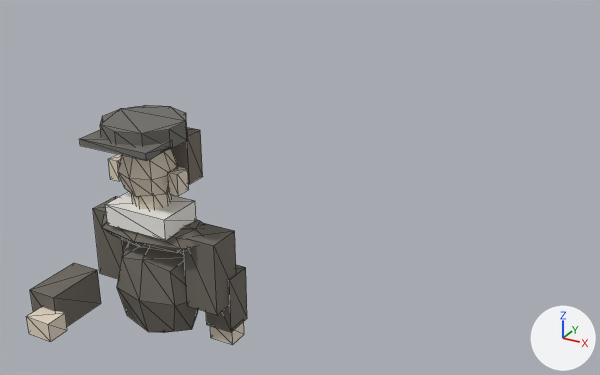
Two versions of the glTF model ev_engine/assets/taxi_driver.glb, one commit apart.
Before and after are seen from a 50 mm camera at (1.37, -3.01, 2.31) aimed at (-0.15, -0.24, 0.93). The lights are fixed; the arrows at lower right show +X, +Y and +Z. The first picture is the older version. Mesh edges are drawn as thin lines. Vertices at exactly the same position are counted once.

In view in the first picture: 'TaxiDriver'.
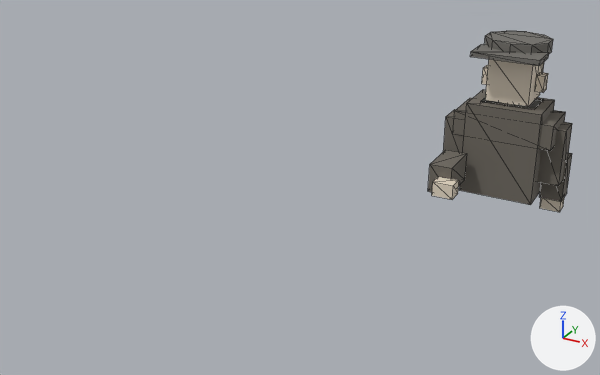
Pixel boxes (x1, y1, x2, y2) of what changed, in the pictures (600 x 375 px; the box of a moved part takes in the faces that stretch with it):
```json
{"object": "TaxiDriver", "change": "reshaped", "before": [26, 105, 247, 345], "after": [428, 31, 572, 212], "on screen": "35% narrower, 24% shorter"}
{"part": 1, "of": "me_cube_007", "change": "added", "after": [470, 44, 549, 66]}
{"part": 2, "of": "me_cube_007", "change": "added", "after": [485, 31, 553, 54]}
{"part": 3, "of": "me_cube_007", "change": "added", "after": [460, 89, 555, 205]}
{"part": 4, "of": "me_cube_007", "change": "added", "after": [453, 98, 566, 151]}
{"part": 5, "of": "me_cube_007", "change": "moved or reshaped", "before": [184, 223, 236, 315], "after": [443, 109, 464, 153]}
{"part": 6, "of": "me_cube_007", "change": "added", "after": [428, 150, 467, 192]}
{"part": 7, "of": "me_cube_007", "change": "moved or reshaped", "before": [93, 196, 129, 279], "after": [537, 122, 572, 186]}
{"part": 8, "of": "me_cube_007", "change": "moved or reshaped", "before": [206, 265, 247, 332], "after": [539, 153, 572, 202]}
{"part": 9, "of": "me_cube_007", "change": "moved or reshaped", "before": [105, 192, 196, 241], "after": [481, 98, 543, 109]}
{"part": 10, "of": "me_cube_007", "change": "moved or reshaped", "before": [132, 190, 172, 209], "after": [500, 102, 515, 105], "on screen": "mostly hidden afterwards"}
{"part": 11, "of": "me_cube_007", "change": "added", "after": [485, 59, 544, 107], "on screen": "pale yellow"}
{"part": 12, "of": "me_cube_007", "change": "moved or reshaped", "before": [168, 166, 189, 196], "after": [482, 65, 488, 84]}
{"part": 13, "of": "me_cube_007", "change": "moved or reshaped", "before": [109, 154, 121, 181], "after": [535, 72, 548, 92]}
{"part": 14, "of": "me_cube_007", "change": "moved or reshaped", "before": [210, 322, 244, 345], "after": [432, 177, 459, 200]}
{"part": 15, "of": "me_cube_007", "change": "moved or reshaped", "before": [26, 307, 67, 342], "after": [540, 198, 564, 212]}
{"part": 16, "of": "me_cube_007", "change": "deleted", "before": [30, 105, 204, 332]}
```

The change, as JSON lines over the scene's bpy script:
```json
{"block": "me_cube_007", "where": "# used by ob_taxidriver; location = (0.0, 0.0, 0.0)"}
{"op": "remove", "block": "me_cube_007", "code": "me_cube_007.from_pydata(...)  # 218 vertices, 364 faces; spans x -0.685..-0.105, y -1.34..-0.72, z 0.51..1.385"}
{"op": "add", "block": "me_cube_007", "code": "me_cube_007.from_pydata(...)  # 164 vertices, 256 faces; spans x 0.115..0.695, y 0.42..1.043, z 0.525..1.38"}
{"block": "me_cube_007", "change": "me_cube_007 part 1: a new loose piece, a box spanning x 0.24..0.56, y 0.68..0.84, z 1.317..1.343, in mat_cap (grey #716e69)"}
{"block": "me_cube_007", "change": "me_cube_007 part 2: a new loose piece, a 10-sided cylinder along z spanning x 0.25..0.55, y 0.757..1.043, z 1.32..1.38, in mat_cap (grey #716e69)"}
{"block": "me_cube_007", "change": "me_cube_007 part 3: a new loose piece, a box spanning x 0.22..0.58, y 0.75..1.01, z 0.61..1.07, in mat_coat (dark grey #6e6960)"}
{"block": "me_cube_007", "change": "me_cube_007 part 4: a new loose piece, a box spanning x 0.16..0.64, y 0.76..1.0, z 0.9..1.02, in mat_coat (dark grey #6e6960)"}
{"block": "me_cube_007", "change": "me_cube_007 part 5: the loose piece of 8 vertices spanning x -0.245..-0.115, y -0.925..-0.795, z 0.7..0.98 is moved by (0.36, 1.69, 0.0)"}
{"block": "me_cube_007", "change": "me_cube_007 part 6: a new loose piece, a box spanning x 0.145..0.255, y 0.49..0.71, z 0.69..0.83, in mat_coat (dark grey #6e6960)"}
{"block": "me_cube_007", "change": "me_cube_007 part 7: the loose piece of 8 vertices spanning x -0.685..-0.555, y -0.895..-0.765, z 0.7..0.98 is moved by (1.24, 1.73, 0.0)"}
{"block": "me_cube_007", "change": "me_cube_007 part 8: the loose piece of 8 vertices spanning x -0.215..-0.105, y -0.855..-0.745, z 0.59..0.81 is moved by (0.8, 1.76, 0.0)"}
{"block": "me_cube_007", "change": "me_cube_007 part 9: the loose piece of 8 vertices spanning x -0.53..-0.27, y -0.99..-0.81, z 0.99..1.07 is moved by (0.8, 1.8, 0.0)"}
{"block": "me_cube_007", "change": "me_cube_007 part 10: the loose piece of 16 vertices spanning x -0.47..-0.33, y -0.96..-0.82, z 1.03..1.13 is moved by (0.8, 1.78, 0.0)"}
{"block": "me_cube_007", "change": "me_cube_007 part 11: a new loose piece, a box spanning x 0.295..0.505, y 0.795..1.005, z 1.085..1.315, in mat_skin_001 (pale yellow #e8dbc7)"}
{"block": "me_cube_007", "change": "me_cube_007 part 12: the loose piece of 8 vertices spanning x -0.29..-0.25, y -0.93..-0.87, z 1.14..1.22 is moved by (0.54, 1.8, 0.0)"}
{"block": "me_cube_007", "change": "me_cube_007 part 13: the loose piece of 8 vertices spanning x -0.55..-0.51, y -0.93..-0.87, z 1.14..1.22 is moved by (1.06, 1.8, 0.0)"}
{"block": "me_cube_007", "change": "me_cube_007 part 14: the loose piece of 8 vertices spanning x -0.21..-0.11, y -0.84..-0.76, z 0.525..0.595 is moved by (0.4, 1.26, 0.18)"}
{"block": "me_cube_007", "change": "me_cube_007 part 15: the loose piece of 8 vertices spanning x -0.61..-0.51, y -1.34..-1.26, z 0.705..0.775 is moved by (1.2, 2.26, -0.18)"}
{"block": "me_cube_007", "change": "me_cube_007 part 16: 7 loose pieces with 122 vertices, spanning x -0.655..-0.157, y -1.27..-0.73, z 0.51..1.385, are deleted"}
{"block": "me_cube_007", "change": "other edits to the shape of me_cube_007 do not show in these pictures"}
```
